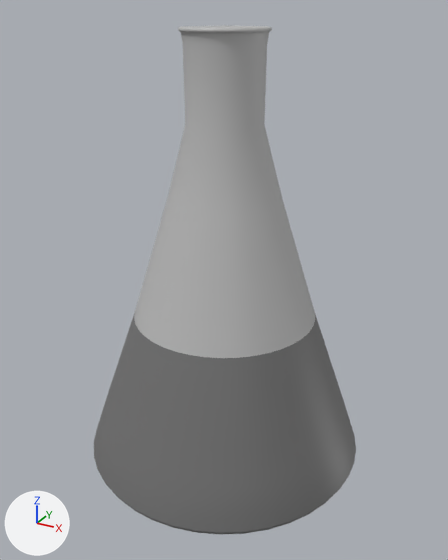
One commit to the FBX model SciVis 2019-2020/Assets/OnSite/Models/ChemFlask.fbx: the scene before it, then after it.
Camera for both pictures: a 50 mm lens placed at (-0.6307, -0.3358, 0.035), pointed at (-0.6482, -0.304, 0.0191). The axes (+X, +Y, +Z) are drawn at lower left. The lights are the same throughout. Where no turn or scale is listed for an object, it has been applied to the vertices.

The scene before the commit, as lines of its bpy script (objects in view):
```python
me_mesh = bpy.data.meshes.new('Mesh')
me_mesh.from_pydata(...)  # 762 vertices, 760 faces; spans x -0.0093..0.0093, y -0.0093..0.0093, z -0.0067..0.0217
# faces by material slot: [340, 420]
me_mesh.materials.append(mat_gray)  # grey #747474
me_mesh.materials.append(mat_lambert1)  # grey #bcbcbc
ob_erlehnmeyer_flask = bpy.data.objects.new('Erlehnmeyer_Flask', me_mesh)
ob_erlehnmeyer_flask.location = (-0.6483, -0.30366, 0.01234)
```
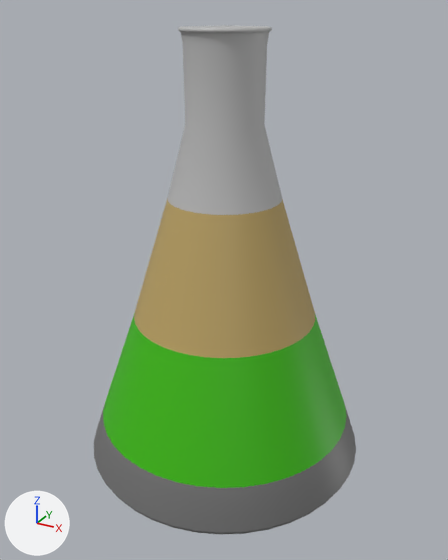
Edits to the scene script, one JSON object a line:
```json
{"op": "add", "block": "mat_wood1", "code": ["mat_wood1 = principled_material('Wood1')", "mat_wood1.base_color = (0.5, 0.365, 0.13)  # yellow #bca365"]}
{"op": "add", "block": "mat_greenleaves", "code": ["mat_greenleaves = principled_material('GreenLeaves')", "mat_greenleaves.base_color = (0.0471, 0.5, 0.0)  # green #3dbc00"]}
{"block": "me_mesh", "where": "me_mesh.from_pydata(...)  # 762 vertices, 760 faces; spans x -0.0093..0.0093, y -0.0093..0.0093, z -0.0067..0.0217"}
{"block": "me_mesh", "where": "# used by ob_erlehnmeyer_flask; location = (-0.6483, -0.30366, 0.01234)"}
{"block": "me_mesh", "change": "me_mesh part 1: all 40 faces centred in x -0.0071..0.0071, y -0.0071..0.0071, z 0.0007 switch from mat_gray (grey #747474) to mat_greenleaves (green #3dbc00)"}
{"block": "me_mesh", "change": "me_mesh part 2: all 40 faces centred in x -0.0047..0.0047, y -0.0047..0.0047, z 0.0082 switch from mat_lambert1 (grey #bcbcbc) to mat_wood1 (yellow #bca365)"}
```

Where the change shows, as pixel boxes (x1, y1, x2, y2) in the pictures (448 x 560 px):
```json
{"part": 1, "of": "me_mesh", "change": "recoloured", "before": [103, 313, 346, 488], "after": [103, 313, 346, 488], "on screen": "grey to green"}
{"part": 2, "of": "me_mesh", "change": "recoloured", "before": [134, 198, 315, 358], "after": [134, 198, 315, 358], "on screen": "grey to yellow"}
```
